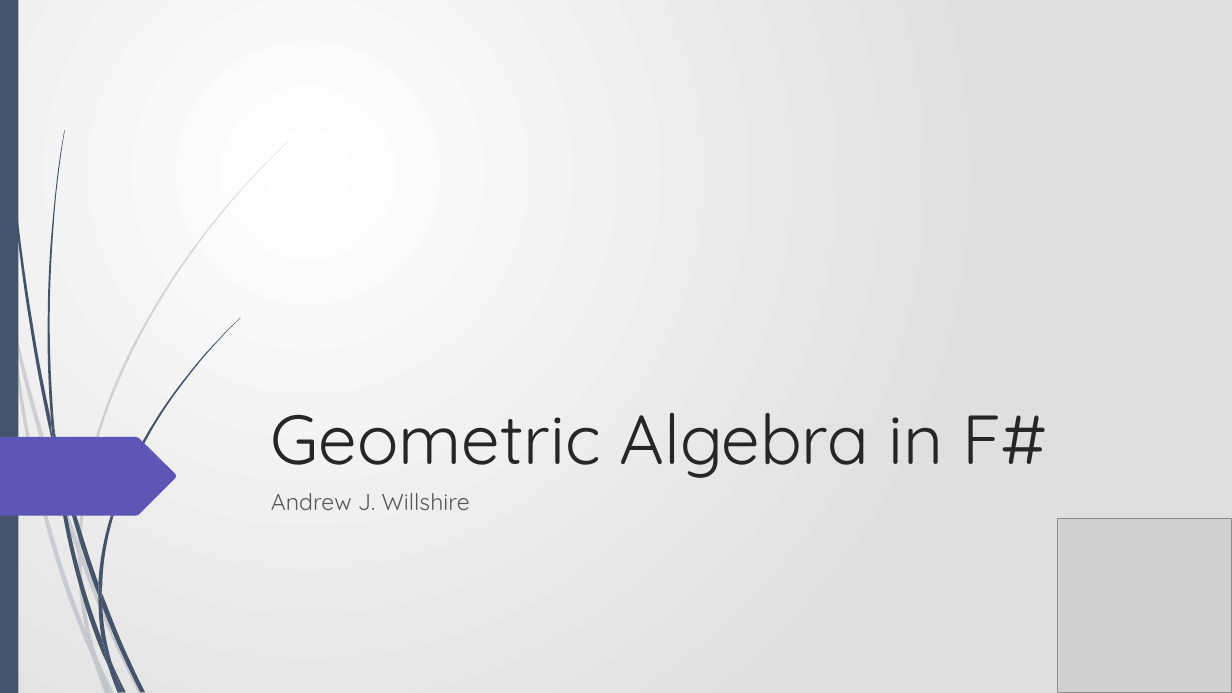
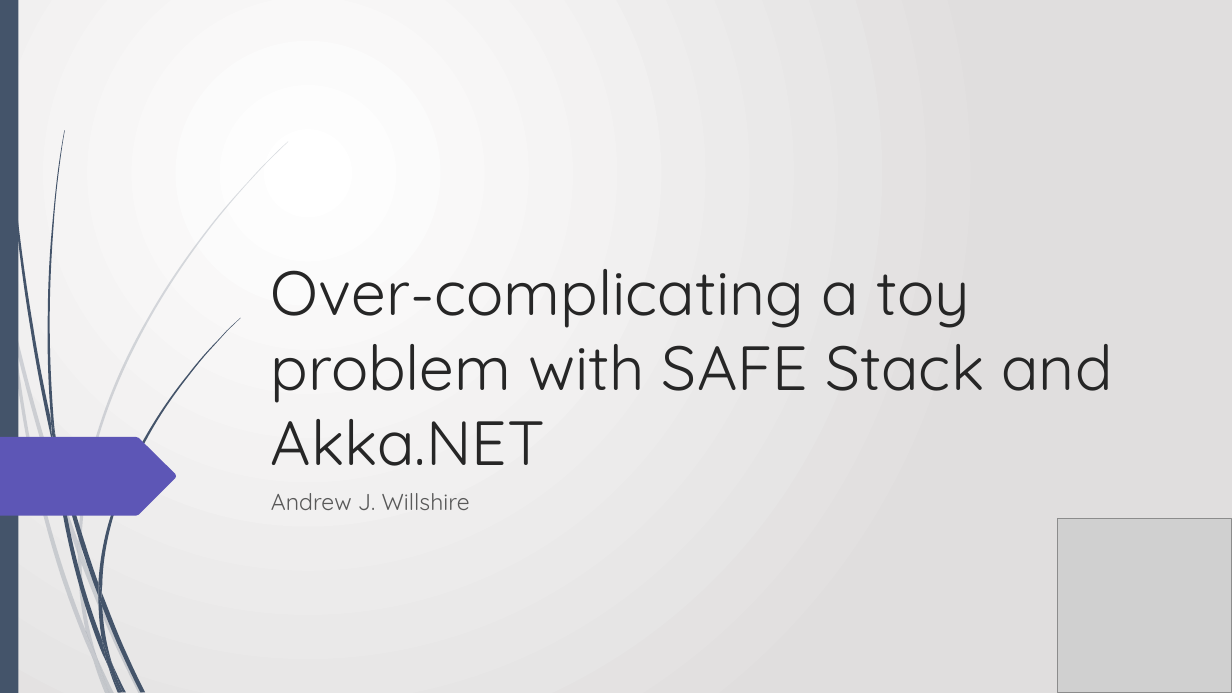
Before and after one commit to ajwillshire/SAFE-Tens, a slide deck: slide 1 of SafeTens with Akka - 2nd April 2020.pptx. Drawn at 1232x693 pixels with LibreOffice and Linux fonts; fonts in the diff are those of the drawing; grey boxes stand for pictures. Boxes give left, top, right and bottom in pixels: in the first picture for what was removed or moved away, otherwise in the second. Text is boxed around its words. In the diff, an @@ line names an element or a change of style, - is before the commit and + after.

```diff
--- a/SafeTens with Akka - 2nd April 2020.pptx
+++ b/SafeTens with Akka - 2nd April 2020.pptx
@@ title at (271,269,1112,466): text changed; size 54 to 48.6 pt @@
-Geometric Algebra in F#
+Over-complicating a toy problem with SAFE Stack and Akka.NET
```
Also in this commit, not shown: 1 slide added, 12 other files.
